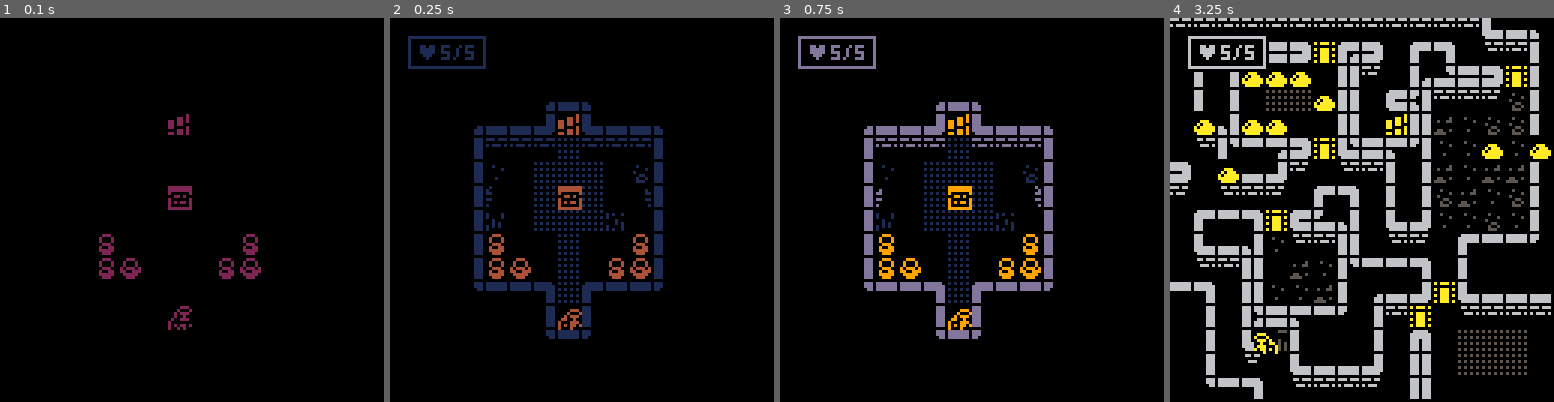
Above: before the commit, frames 1-4 (left to right).
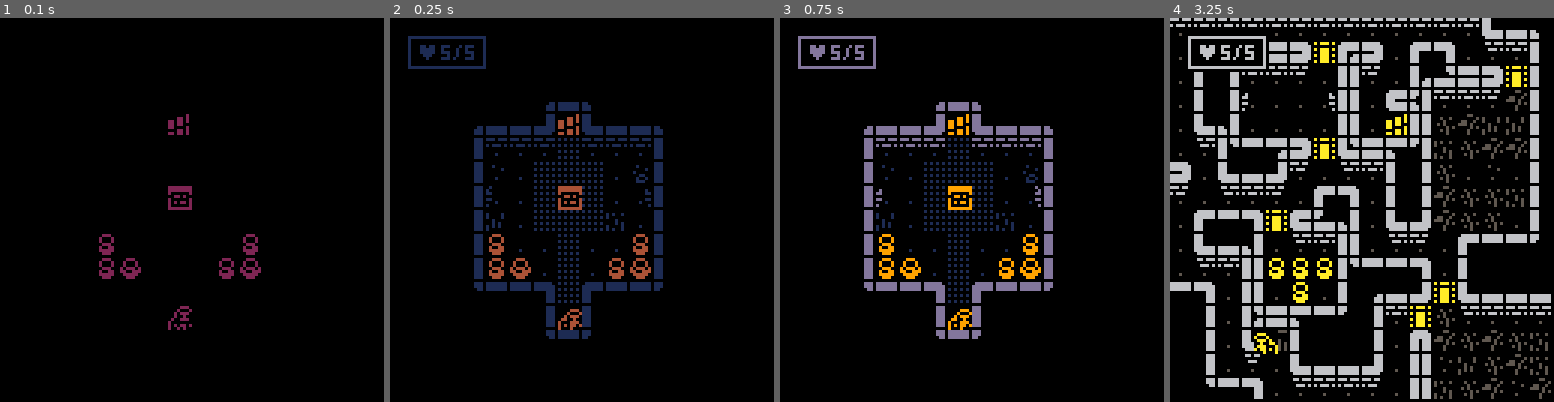
Above: after the commit, the same moments.

Repository: salty-max/pico-8
Game: PICO-8 cartridge carts/rouge/rouge.p8
Two runs of this game, one before a commit and one after it. Both use one fixed random seed, a clock stepped at 60 frames per second and the inputs below.
Inputs:
- Up to frame 1 (0.1 s): no input
- Up to frame 2 (0.25 s): no input
- Up to frame 3 (0.75 s): tap X (X key) at 0.33 s; tap O (Z key) at 0.7 s
- Up to frame 4 (3.25 s): tap X (X key) at 1.07, 1.85, 2.97 s; hold Right 1.6-2.1 s; tap O (Z key) every 0.4 s from 1.7 to 2.9 s; hold Up 2.15-2.42 s; hold Right 2.47-3.03 s; hold Left from 3.08 s (still down)

Frame 1 is identical in both runs. In frame 2, 0.1% of the frame differs, in the area x 27-66%, y 35-68%; in frame 3, 0.1%; in frame 4, 6.2%, in the area x 2-100%, y 3-100%.

Commit message:
rouge: adds more decoration options

Diff:
--- a/carts/rouge/rouge.p8
+++ b/carts/rouge/rouge.p8
@@ -24,7 +24,7 @@
 00700700000000006066606000000000606660600066606000666000606660005050505000000500000500000550050050000500500000000500550000000500
 00077000000000000000000000000000000000000000000000000000000000000000000000000000050500005550500000500000000500000000000005000000
 00077000000000006660666000000000000000000000000000000000000000005050505000000000000050500000505000505000000505000000000000055000
-00700700000000000000000000000000000000000000000000000000000000000000000000050000005050000005000050505000500005000550050000500500
+00700700000500000000000000000000000500000005000000050000000500000000000000050000005050000005000050505000500005000550050000500500
 00000000000000006066606000000000000000000000000000000000000000005050505000000000000050000005000050000000505005005555000000555000
 00000000000000000000000000000000000000000000000000000000000000000000000000000000000000000000000000000000000000000000000000000000
 00000000000000000000000006666660666666000666666006666600666666006660666066666660000066606660000066666660000066600000666066600000
@@ -80,7 +80,7 @@
 66000000660000000000066000000660000000000000000000000000000000000000000000000000000000000000000000000000000000000000000000000000
 00000000000000000000000000000000000000000000000000000000000000000000000000000000000000000000000000000000000000000000000000000000
 66000000660000000000066000000660000000000000000000000000000000000000000000000000000000000000000000000000000000000000000000000000
-00000000000000000000000000000000000000000000000000000000000000000000000000000000000000000000000000000000000000000000000000000000
+00050000000500000005000000050000000000000000000000000000000000000000000000000000000000000000000000000000000000000000000000000000
 60000000600000000000006000000060000000000000000000000000000000000000000000000000000000000000000000000000000000000000000000000000
 00000000000000000000000000000000000000000000000000000000000000000000000000000000000000000000000000000000000000000000000000000000
 00000000000000000000000000000000000000000000000000000000000000000000000000000000000000000000000000000000000000000000000000000000
@@ -148,7 +148,7 @@
 60606606606066066060660660606606000000000000000000000000000000000000000000000000000000000000000000000000000000000000000000000000
 60060600600060006000600060060600000000000000000000000000000000000000000000000000000000000000000000000000000000000000000000000000
 __gff__
-0000050500000000000000000000000005050505050505050505050505050505050505050505050505050505050505050505050505050505050505050505000003030301030103070202000001010100000000000000000000000000010101000000000000000000000000000103010000000000000000000000000000000000
+0000050500000000000004040000000005050505050505050505050505050505050505050505050505050505050505050505050505050505050505050505000003030301030103070202000001010100000000000000000000000000010101000000000000000000000000000103010000000000000000000000000000000000
 0000000000000000000000000000000000000000000000000000000000000000000000000000000000000000000000000000000000000000000000000000000000000000000000000000000000000000000000000000000000000000000000000000000000000000000000000000000000000000000000000000000000000000
 __map__
 10111111113b111111113b111111111203030303030303030303030303030303030303030303030303030303030303030202020202020202020202020202020200000000000000000000000000000000000000000000000000000000000000000000000000000000000000000000000000000000000000000000000000000000
--- a/carts/rouge/src/gen/gen.lua
+++ b/carts/rouge/src/gen/gen.lua
@@ -32,7 +32,7 @@
   fill_ends()
   prettify_walls()
   place_doors()
-  spawn_mobs()
+  --spawn_mobs()
   deco_rooms()
 end
 
--- a/carts/rouge/src/gen/props.lua
+++ b/carts/rouge/src/gen/props.lua
@@ -49,7 +49,7 @@
 function place_doors()
   for d in all(doors) do
     local tle = mget(d.x, d.y)
-    if (tle == 1 or tle == 4 or tle == 5 or tle == 6 or tle == 7) and is_walkable(d.x, d.y) and is_door(d.x, d.y) then
+    if (tle == 1 or tle == 4 or tle == 5 or tle == 6 or tle == 7) and is_walkable(d.x, d.y) and is_door(d.x, d.y) and not is_next_to_tile(d.x, d.y, 71) then
       mset(d.x, d.y, 71)
       snapshot()
     end
@@ -90,7 +90,7 @@
 
 function deco_rooms()
   for r in all(rooms) do
-    local funcs, func = {deco_carpet, deco_dirt}
+    local funcs, func = {deco_carpet, deco_dirt, deco_torch, deco_farn, deco_pots}
 
     func = rnd(funcs)
 
@@ -103,14 +103,50 @@
 end
 
 function deco_carpet(r, tx, ty, x, y)
+  deco_torch(r, tx, ty, x, y)
   if x > 0 and y > 0 and x < r.w - 1 and y < r.h - 1 then
     mset(tx, ty, 8)
   end
 end
 
 function deco_dirt(r, tx, ty)
-  local t_arr = split("1, 9, 14, 15")
   if mget(tx, ty) == 1 then
+    local t_arr = split("1, 9, 14, 15")
     mset(tx, ty, rnd(t_arr))
   end
 end
+
+function deco_torch(r, tx, ty, x ,y)
+  if rnd(3) > 1 and y % 2 == 1 and mget(tx, ty) == 1 and not is_next_to_tile(tx, ty, 71) then
+    if x == 0 then
+      mset(tx, ty, 112)
+    elseif x == r.w - 1 then
+      mset(tx, ty, 114)
+    end
+  end
+end
+
+function deco_farn(r, tx, ty)
+  if mget(tx, ty) == 1 then
+    local t_arr = split("1, 9, 10, 10, 10, 11, 11, 11, 12, 13")
+    mset(tx, ty, rnd(t_arr))
+  end
+end
+
+function deco_pots(r, tx, ty)
+  if mget(tx, ty) == 1 and is_walkable(tx, ty, "check_mobs") and not is_next_to_tile(tx ,ty, 71) and not sig_comp(get_sig(tx, ty), 0, 0b00001111) then
+    local t_arr = split("1, 1, 65, 66")
+    mset(tx, ty, rnd(t_arr))
+  end
+end
+
+function is_next_to_tile(x, y, tle)
+  for i = 1, 4 do
+    local dx, dy = x + dir_x[i],  y + dir_y[i]
+    if is_in_bounds(dx, dy) and mget(dx, dy) == tle then
+      return true
+    end
+  end
+
+  return false
+end
